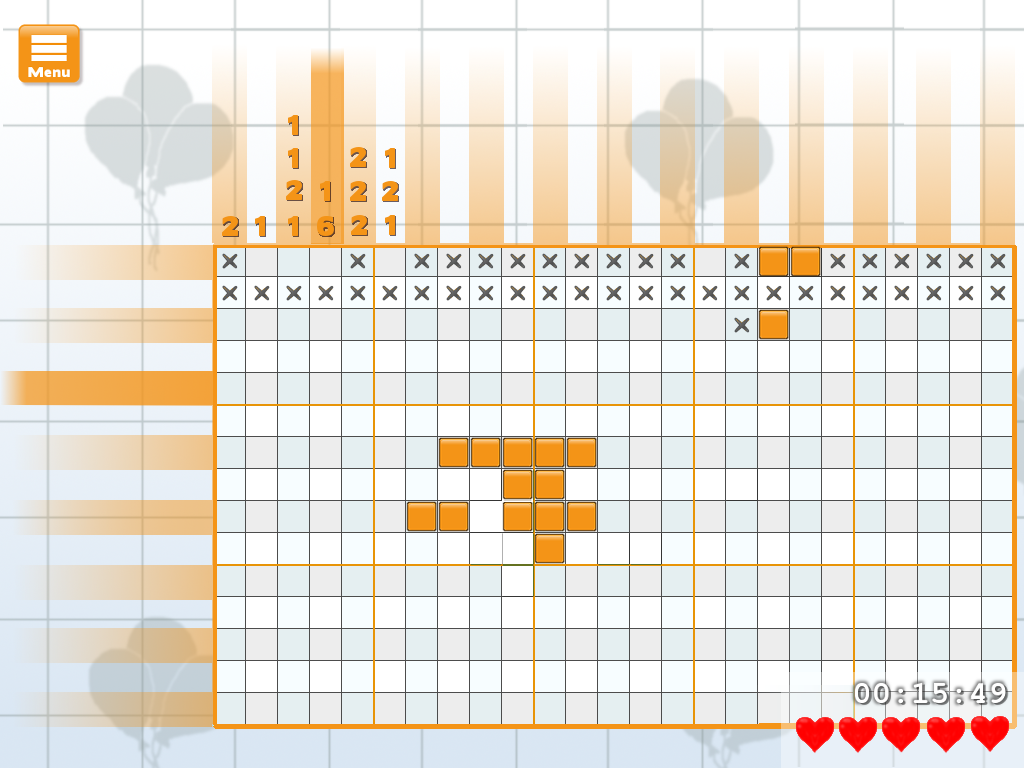
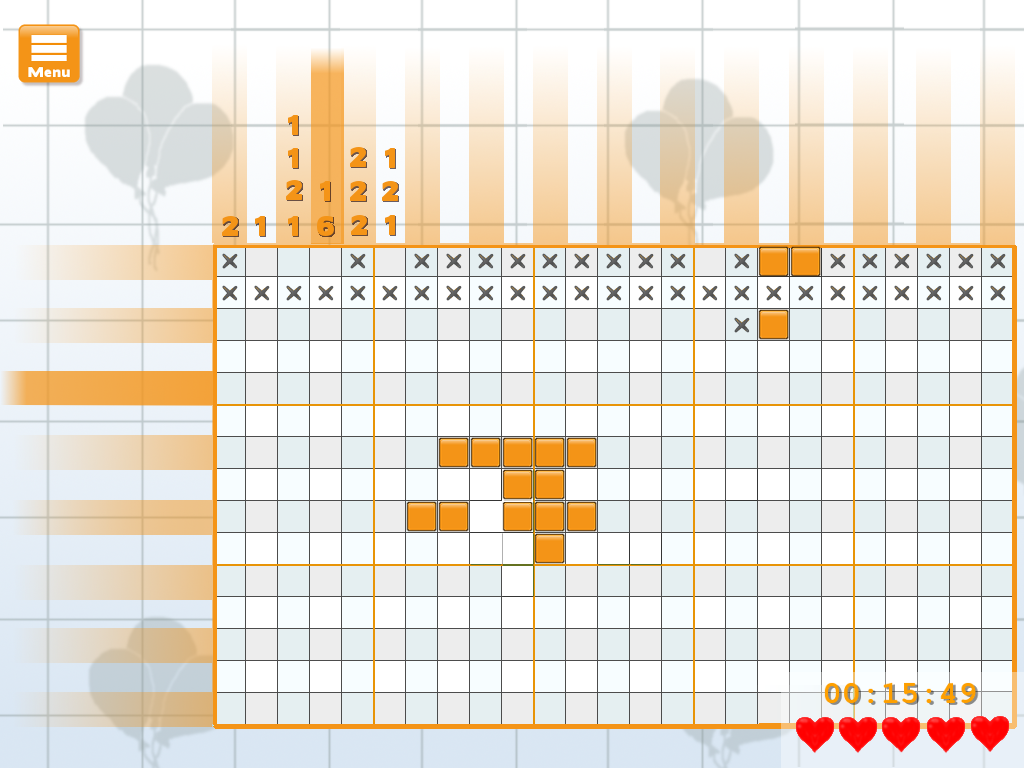
The second 1024×768 image is a revision of the first. Changes to its layers:
painted on "00:15:49" over (824, 682, 1009, 705)
hid "Layer #5" over (849, 678, 1009, 708)
